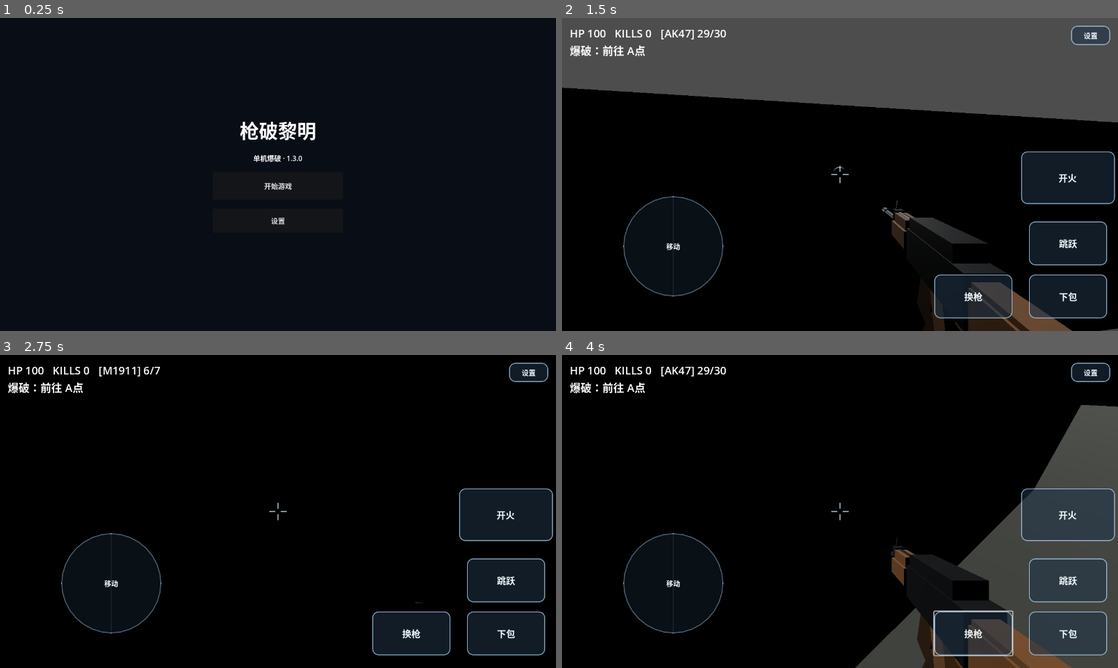
Above: before the commit, frames 1-4 (two rows, left to right).
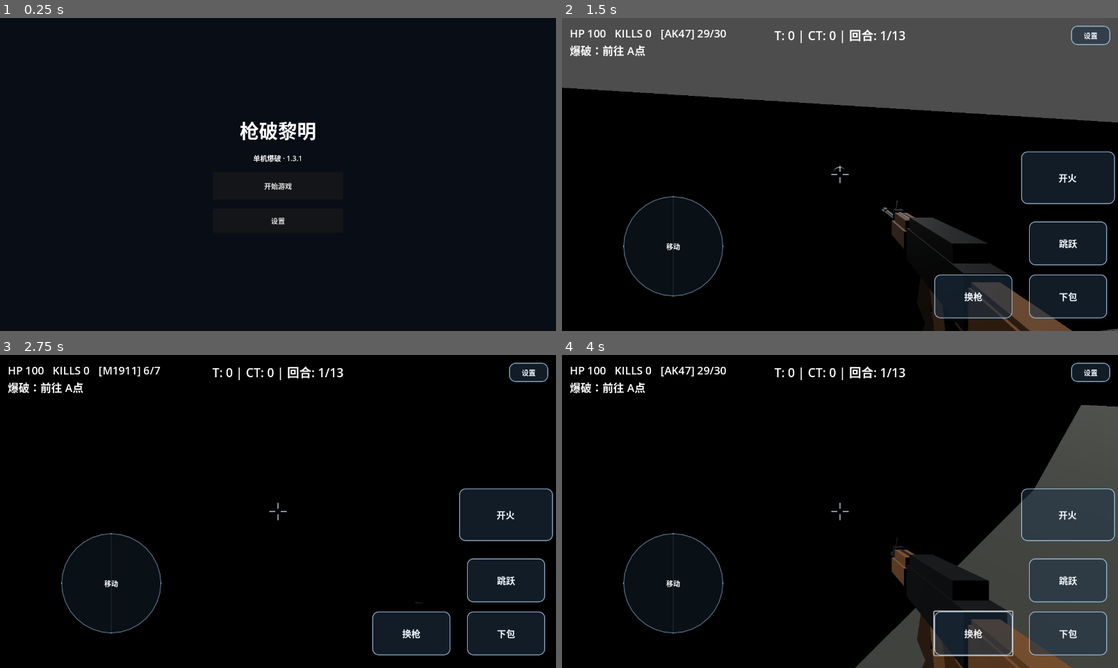
Above: after the commit, the same moments.

Repository: yjm89gdjrg-web/qiangpo-ios
Game: Godot game, scene res://scenes/boot.tscn
The game is run twice, just before and just after one commit, with the same random seed, the same clock (stepped at 60 frames per second) and the same inputs.
Inputs (mouse positions are in pixels of both pictures, inside the frame that each line leads up to):
- Up to frame 1 (0.25 s): no input
- Up to frame 2 (1.5 s): click "开始游戏" at 0.5 s; tap Enter at 1.25 s; move the mouse to (867, 174) at 1.27 s; hold W (move_forward) from 1.28 s (still down); tap 1 at 1.35 s; click (867, 174) at 1.42 s
- Up to frame 3 (2.75 s): keep holding W (move_forward); tap Space (jump) at 1.52, 2.27 s; move the mouse to (250, 511) at 2.02 s; tap 7 at 2.1 s; click (250, 511) at 2.17 s
- Up to frame 4 (4 s): release W (move_forward) at 2.75 s; click "下包" at 2.75 s; click "换枪" at 3.5 s

The runs differ from the first frame. In frame 1, less than 0.1% of the frame differs, in the area x 53-55%, y 44-46%; in frame 2, 0.3%; in frame 3, 0.3%, in the area x 38-62%, y 3-9%; in frame 4, 0.3%.

Commit message:
v1.3.1: 回合制系统 + 计分板 + 友军Bot
新增功能：
- 回合制：打完一回合显示胜利方(T/CT)并加分，3秒后自动重置地图、开启下一回合
- 计分板：HUD顶部显示 T:2|CT:3|回合:5/13
- 友军系统：Bot3是T队友军(出生点z=8)，Bot1/Bot2是CT队敌人
- 回合重置：玩家/bots血量恢复、回到出生点

修复：
- 类型推断错误(Godot 4.4要求显式类型标注)

Diff:
--- a/project.godot
+++ b/project.godot
@@ -8,7 +8,7 @@
 config/name="枪破黎明·雏形"
 config/description="ShotDawn FPS prototype with original procedural primitive shapes; no extracted game assets"
 run/main_scene="res://scenes/boot.tscn"
-config/version="1.3.0"
+config/version="1.3.1"
 config/features=PackedStringArray("4.4", "GL Compatibility")
 config/icon="res://icon.svg"
 
--- a/scenes/main.tscn
+++ b/scenes/main.tscn
@@ -318,7 +318,9 @@
 transform = Transform3D(1, 0, 0, 0, 1, 0, 0, 0, 1, -20, 1, -20)
 
 [node name="Bot3" parent="Bots" instance=ExtResource("2_enemy")]
-transform = Transform3D(1, 0, 0, 0, 1, 0, 0, 0, 1, 0, 1, -24)
+transform = Transform3D(1, 0, 0, 0, 1, 0, 0, 0, 1, 0, 1, 8)
+script = ExtResource("2_enemy")
+team = "T"
 
 [node name="UpdateManager" type="Node" parent="."]
 script = ExtResource("8_update")
--- a/scripts/bot.gd
+++ b/scripts/bot.gd
@@ -28,15 +28,26 @@
 var stuck_time := 0.0
 var last_pos := Vector3.ZERO
 var obstacles: Array[Node] = []
+var team := "CT"  # 队伍："T" 或 "CT"
+var spawn_pos := Vector3.ZERO
 
 func _ready() -> void:
-	add_to_group("enemy")
+	add_to_group("bot")
+	if team == "CT":
+		add_to_group("enemy")
+	else:
+		add_to_group("friendly")
 	last_pos = global_position
+	spawn_pos = global_position
 	call_deferred("_find_target")
 	call_deferred("_collect_obstacles")
 
 func _find_target() -> void:
-	target = get_tree().get_first_node_in_group("player")
+	# 只攻击敌对队伍
+	var target_group := "player" if team == "CT" else "enemy"
+	var candidates := get_tree().get_nodes_in_group(target_group)
+	if candidates.size() > 0:
+		target = candidates[0]
 
 func _collect_obstacles() -> void:
 	# Blockers are axis-aligned boxes; treat each MeshInstance3D child as a slab.
@@ -214,3 +225,14 @@
 	hp -= amount
 	if hp <= 0:
 		queue_free()
+
+func reset_for_round() -> void:
+	# 回合重置：恢复血量、回到出生点
+	hp = 100
+	global_position = spawn_pos
+	velocity = Vector3.ZERO
+	fire_timer = 0.0
+	stuck_time = 0.0
+	last_pos = spawn_pos
+	# 重新寻找目标
+	call_deferred("_find_target")
--- a/scripts/hot_update/resource_store.gd
+++ b/scripts/hot_update/resource_store.gd
@@ -1,6 +1,6 @@
 extends RefCounted
 ## Restricted, non-executable resource ZIPs. Never mount untrusted PCK/scene/script files.
-const APP_VERSION := "1.3.0"
+const APP_VERSION := "1.3.1"
 const ROOT := "user://resource_updates"
 const MAX_ARCHIVE := 32 * 1024 * 1024
 const MAX_FILE := 8 * 1024 * 1024
--- a/scripts/hud.gd
+++ b/scripts/hud.gd
@@ -4,6 +4,7 @@
 ## 状态文字 + 下包/拆包 + 换枪 + 跳跃 + 开火
 
 var status: Label
+var scoreboard: Label
 var action_button: Button
 var weapon_button: Button
 var jump_button: Button
@@ -22,6 +23,12 @@
 func _ready() -> void:
 	layer = 10
 	status = get_node_or_null("Status") as Label
+	scoreboard = Label.new()
+	scoreboard.name = "Scoreboard"
+	scoreboard.horizontal_alignment = HORIZONTAL_ALIGNMENT_CENTER
+	scoreboard.vertical_alignment = VERTICAL_ALIGNMENT_TOP
+	scoreboard.mouse_filter = Control.MOUSE_FILTER_IGNORE
+	add_child(scoreboard)
 	action_button = get_node_or_null("ActionButton") as Button
 	weapon_button = get_node_or_null("WeaponButton") as Button
 	jump_button = get_node_or_null("JumpButton") as Button
@@ -108,6 +115,10 @@
 		status.position = area.position + Vector2(18, 18)
 		status.size = Vector2(area.size.x * 0.70, area.size.y * 0.16)
 		status.add_theme_font_size_override("font_size", int(clamp(vp.y * 0.035, 18.0, 34.0)))
+	if scoreboard:
+		scoreboard.position = area.position + Vector2(0, 18)
+		scoreboard.size = Vector2(area.size.x, 50)
+		scoreboard.add_theme_font_size_override("font_size", int(clamp(vp.y * 0.04, 20.0, 36.0)))
 	var controls := {"fire": fire_button, "jump": jump_button, "switch": weapon_button, "plant": action_button, "move": move_region}
 	for id in controls:
 		var control: Control = controls[id]
@@ -180,6 +191,12 @@
 		_layout()
 	if status and player and player.has_method("get_hud_text"):
 		status.text = player.get_hud_text()
+	if scoreboard and round_manager:
+		var t: int = round_manager.t_score
+		var ct: int = round_manager.ct_score
+		var r: int = round_manager.round_number
+		var max_r: int = round_manager.MAX_ROUNDS
+		scoreboard.text = "T: %d | CT: %d | 回合: %d/%d" % [t, ct, r, max_r]
 	if action_button and round_manager:
 		action_button.text = "拆包" if round_manager.bomb_planted else "下包"
 
--- a/scripts/round_manager.gd
+++ b/scripts/round_manager.gd
@@ -5,16 +5,22 @@
 const DEFUSE_TIME := 5.0
 const BOMB_TIME := 35.0
 const SITE_RADIUS := 3.2
+const RESULT_DISPLAY_TIME := 3.0
+const MAX_ROUNDS := 13
 
 var phase := "寻找目标点"
 var bomb_planted := false
 var bomb_timer := 0.0
 var action_timer := 0.0
 var result := ""
+var result_timer := 0.0
 var site_name := "A点"
 var site_position := Vector3.ZERO
 var player: Node3D
 var sites: Array[Node3D] = []
+var t_score := 0
+var ct_score := 0
+var round_number := 1
 const Audio = preload("res://scripts/hot_update/audio_manager.gd")
 var sfx = Audio.new()
 
@@ -30,6 +36,9 @@
 
 func _process(delta: float) -> void:
 	if result != "":
+		result_timer += delta
+		if result_timer >= RESULT_DISPLAY_TIME:
+			_next_round()
 		return
 	if action_timer > 0.0:
 		action_timer = max(action_timer - delta, 0.0)
@@ -43,17 +52,21 @@
 		action_timer += delta
 		if action_timer >= 0.0:
 			bomb_planted = false
-			result = "防守方胜利！炸弹已拆除"
+			ct_score += 1
+			result = "CT 方胜利！炸弹已拆除 (%d:%d)" % [t_score, ct_score]
 			phase = result
 			sfx.play("switch", -4.0)
+			result_timer = 0.0
 		return
 	if bomb_planted:
 		bomb_timer -= delta
 		phase = "炸弹倒计时 %.1f 秒" % max(bomb_timer, 0.0)
 		if bomb_timer <= 0.0:
-			result = "进攻方胜利！目标已爆炸"
+			t_score += 1
+			result = "T 方胜利！目标已爆炸 (%d:%d)" % [t_score, ct_score]
 			phase = result
 			sfx.play("explode")
+			result_timer = 0.0
 			return
 	if not bomb_planted and player and player.global_position.distance_to(site_position) <= SITE_RADIUS:
 		phase = "在 %s 按 E 下包" % site_name
@@ -95,3 +108,33 @@
 	if action_timer > 0.0:
 		return "%s | %.1f" % [phase, action_timer]
 	return phase
+
+func _reset_round() -> void:
+	# 重置回合状态
+	bomb_planted = false
+	bomb_timer = 0.0
+	action_timer = 0.0
+	result = ""
+	result_timer = 0.0
+	phase = "前往 %s" % site_name
+	# 重置玩家
+	if player and is_instance_valid(player):
+		player.hp = 100
+		player.position = Vector3(0, 1, 8)  # 玩家出生点
+		player.reset_mobile_input()
+	# 重置所有 bots
+	for bot in get_tree().get_nodes_in_group("bot"):
+		if bot.has_method("reset_for_round"):
+			bot.reset_for_round()
+
+func _next_round() -> void:
+	if round_number >= MAX_ROUNDS:
+		# 游戏结束
+		var winner := "T" if t_score > ct_score else "CT"
+		if t_score == ct_score:
+			winner = "平局"
+		phase = "游戏结束！%s 获胜 (%d:%d)" % [winner, t_score, ct_score]
+		result = phase
+		return
+	round_number += 1
+	_reset_round()
Not shown, changed: export_presets.cfg
